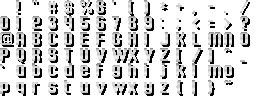
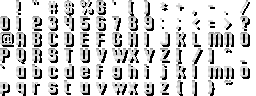
Comparing the layer stacks of the two 256 × 96 images. Changes:
painted on "レイヤー" over [16, 48, 248, 78]
painted on "レイヤー #1" over [16, 48, 250, 80]
